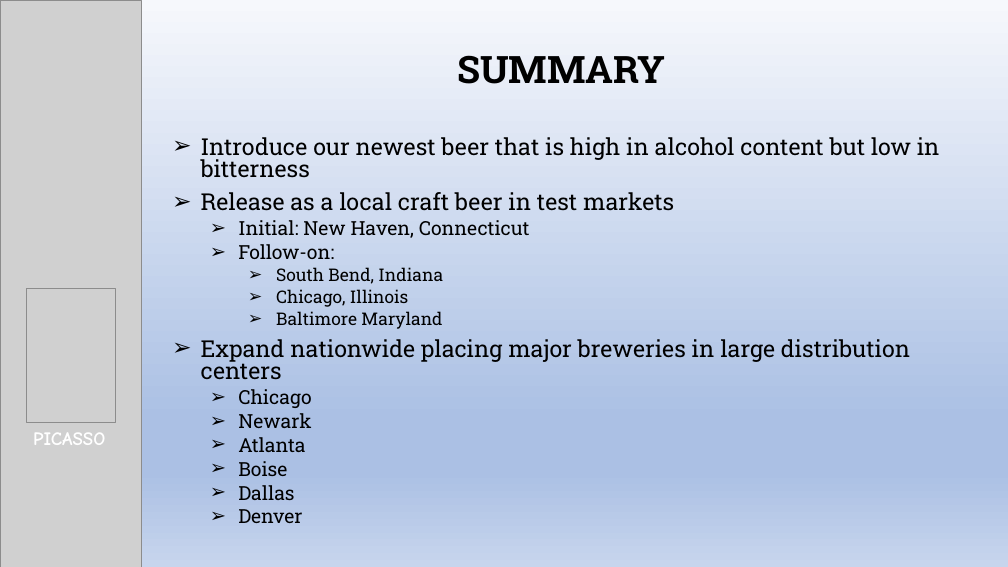
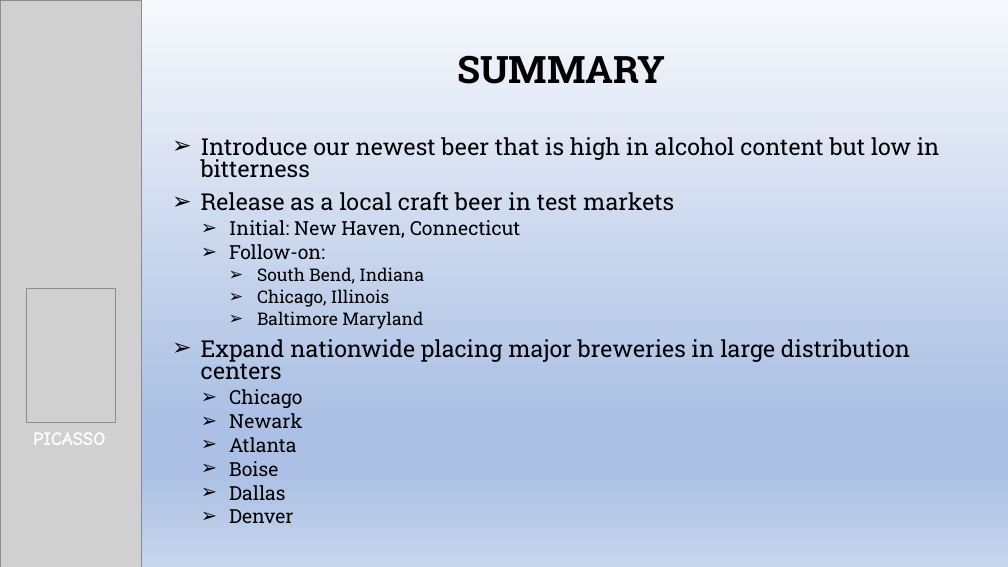
Before and after one commit to kjurekSMU/6306_JKT_Case_Study_1, a slide deck: slide 8 of Beer_Expansion_Project.pptx. Drawn at 1008x567 pixels with LibreOffice and Linux fonts; fonts in the diff are those of the drawing; grey boxes stand for pictures. Boxes give left, top, right and bottom in pixels: in the first picture for what was removed or moved away, otherwise in the second. Text is boxed around its words. In the diff, an @@ line names an element or a change of style, - is before the commit and + after.

```diff
--- a/Beer_Expansion_Project.pptx
+++ b/Beer_Expansion_Project.pptx
@@ subtitle at bbox=[229, 220, 521, 523]: indent changed @@
```
Also in this commit, not shown: 1 other slide changed.
